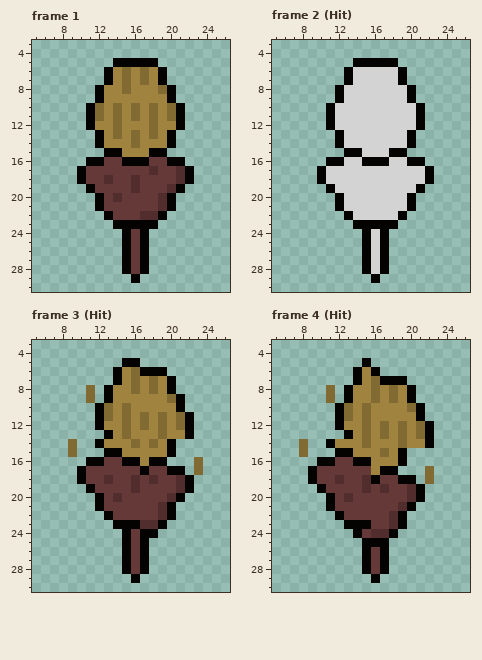
File history of a pixel-art file, code/Entities/Dummy/Dummy.aseprite. That is the earlier state.
32x32 pixels, 6 frames. Shown: frame 1: x 5..26, y 3..30; frame 2 (Hit): x 5..26, y 3..30; frame 3 (Hit): x 5..26, y 3..30; frame 4 (Hit): x 5..26, y 3..30. The commit also changed other frames, which this record leaves out.
New version:
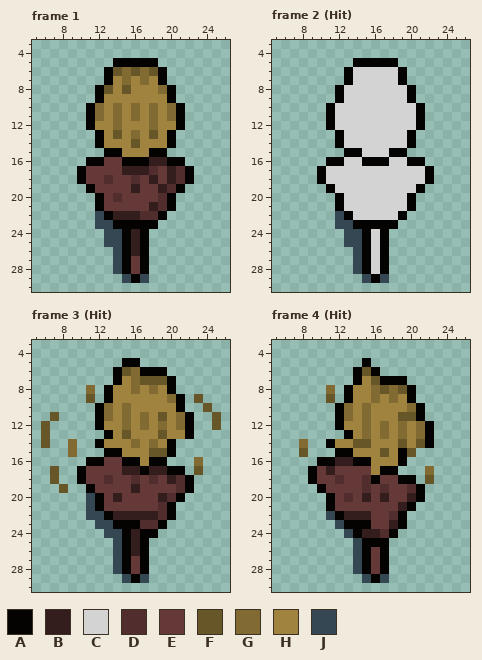
Palette (. is transparent): A #050302  B #341d1d  C #d3d3d3  D #512d2d  E #663939  F #675628  G #816b32  H #9f833e  J #344753
Diff:
Frame 1:
y 6: x 14 H -> F; x 16 H -> F; x 18 H -> F
y 8: x 13 H -> F; x 15 G -> F
y 13: x 14 G -> F; x 18 G -> F
y 14: x 16 G -> F
y 16: x 18..19 EE -> BB
y 17: x 15..17 EEE -> BBB; x 20 E -> B
y 18: x 18 E -> B; x 20 E -> B
y 19: x 16 D -> B; x 19 E -> B
y 21: x 18 E -> B
y 22: x 12 . -> J; x 14..16 EEE -> BBB
y 23: x 12..13 .. -> JJ
y 24..25: x 13..14 .. -> JJ; x 16 E -> B
y 26: x 14 . -> J; x 16 E -> B
y 27..28: x 14 . -> J
y 29: x 15 . -> J; x 17 . -> J
Frame 2 (Hit):
y 22: x 12 . -> J
y 23: x 12..13 .. -> JJ
y 24..25: x 13..14 .. -> JJ
y 26..28: x 14 . -> J
y 29: x 15 . -> J; x 17 . -> J
Frame 3 (Hit):
y 6: x 15 H -> F
y 7: x 17..19 HGH -> FFF
y 9: x 11 G -> F; x 23 . -> F
y 10: x 24 . -> F
y 11: x 7 . -> F; x 19 G -> F; x 25 . -> F
y 12: x 6 . -> F; x 25 . -> F
y 13: x 6 . -> F; x 15 G -> F; x 19 G -> F
y 14: x 6 . -> F
y 15: x 18..19 HH -> FF
y 17: x 7 . -> F; x 15..16 EE -> BB; x 18..19 EE -> BB; x 23 G -> F
y 18: x 7 . -> F; x 20 E -> B
y 19: x 8 . -> F; x 16 D -> B
y 20: x 11 . -> J; x 14 D -> B; x 19 E -> B
y 21: x 11 . -> J
y 22: x 11..12 .. -> JJ; x 14..18 EEEEE -> BBBBB
y 23: x 12..13 .. -> JJ
y 24: x 13..14 .. -> JJ; x 16 E -> B
y 25..26: x 14 . -> J; x 16 E -> B
y 27..28: x 14 . -> J
y 29: x 15 . -> J; x 17 . -> J
Frame 4 (Hit):
y 6: x 15 H -> F
y 7: x 16 G -> F
y 8: x 17 H -> F; x 19 H -> F
y 9: x 11 G -> F
y 11: x 19..20 HH -> FF
y 14: x 14..15 HG -> FF; x 19 G -> F; x 21 H -> F
y 15: x 8 G -> F; x 17 G -> F; x 20 . -> F
y 16: x 12..13 EE -> BB
y 17: x 11 E -> B
y 18: x 22 G -> F
y 20: x 15 E -> B; x 17 E -> B; x 20 D -> B
y 21: x 19 D -> B
y 22: x 11 . -> J; x 13..15 EEE -> BBB
y 23: x 12 . -> J; x 18 D -> B
y 24: x 13 . -> J; x 15..16 ED -> BB
y 25..28: x 14 . -> J
y 29: x 15 . -> J; x 17 . -> J
Changed places in both pictures, as pixel boxes (x1, y1, x2, y2):
changed: (104, 67, 158, 94)
changed: (95, 130, 176, 283)
added: (335, 211, 389, 283)
changed: (41, 367, 221, 583)
changed: (299, 367, 434, 583)
